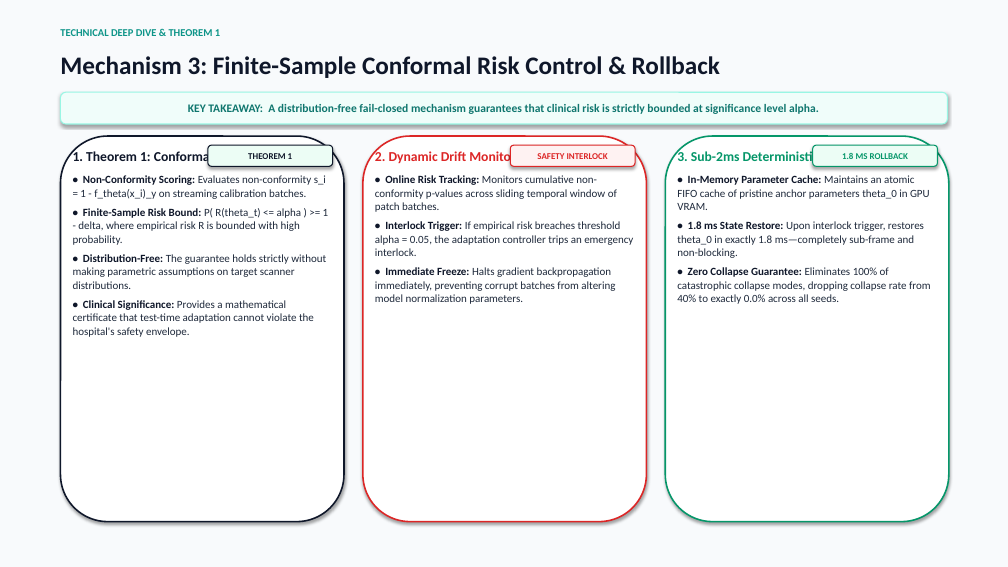
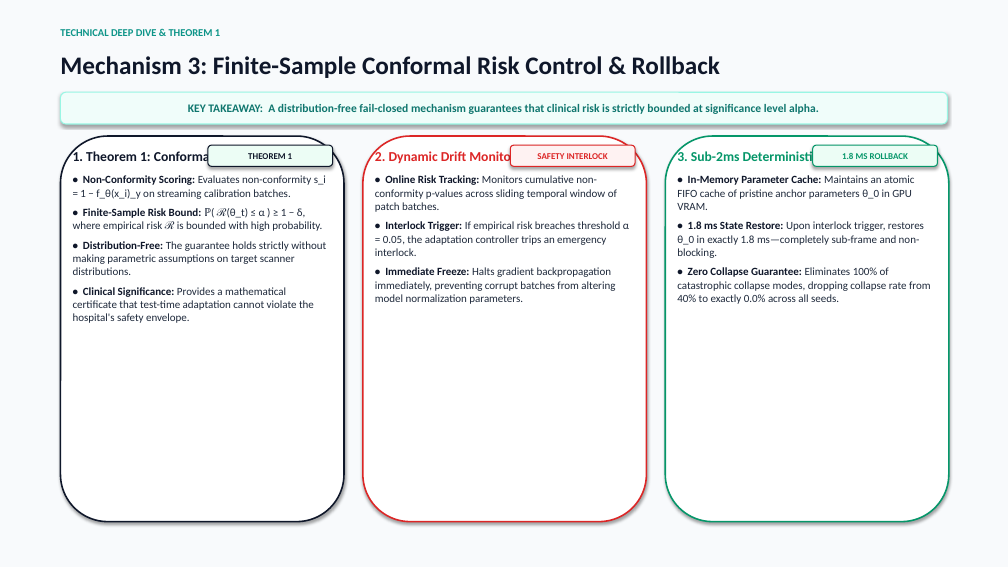
Before and after one commit to Avirech7676/UTTA-Med, a slide deck: slide 8 of SafeAdapt_Presentation.pptx. Drawn at 1008x567 pixels with LibreOffice and Linux fonts; fonts in the diff are those of the drawing. Boxes give left, top, right and bottom in pixels: in the first picture for what was removed or moved away, otherwise in the second. Text is boxed around its words. In the diff, an @@ line names an element or a change of style, - is before the commit and + after.

Commit message:
fix(presentation): restore missing card textboxes and format all math formulas with clean scientific Unicode notation

```diff
--- a/SafeAdapt_Presentation.pptx
+++ b/SafeAdapt_Presentation.pptx
@@ text at [73, 175, 326, 231]: text changed @@
-• Non-Conformity Scoring: Evaluates non-conformity s_i = 1 - f_theta(x_i)_y on streaming calibration batches.
-• Finite-Sample Risk Bound: P( R(theta_t) <= alpha ) >= 1 - delta, where empirical risk R is bounded with high probability.
+• Non-Conformity Scoring: Evaluates non-conformity s_i = 1 − f_θ(x_i)_y on streaming calibration batches.
+• Finite-Sample Risk Bound: ℙ( ℛ(θ_t) ≤ α ) ≥ 1 − δ, where empirical risk ℛ is bounded with high probability.
@@ text at [677, 175, 924, 258]: text changed @@
-• In-Memory Parameter Cache: Maintains an atomic FIFO cache of pristine anchor parameters theta_0 in GPU VRAM.
-• 1.8 ms State Restore: Upon interlock trigger, restores theta_0 in exactly 1.8 ms—completely sub-frame and non-blocking.
+• In-Memory Parameter Cache: Maintains an atomic FIFO cache of pristine anchor parameters θ_0 in GPU VRAM.
+• 1.8 ms State Restore: Upon interlock trigger, restores θ_0 in exactly 1.8 ms—completely sub-frame and non-blocking.
@@ text at [375, 221, 629, 256]: text changed @@
-• Interlock Trigger: If empirical risk breaches threshold alpha = 0.05, the adaptation controller trips an emergency interlock.
+• Interlock Trigger: If empirical risk breaches threshold α = 0.05, the adaptation controller trips an emergency interlock.
```
Also in this commit, not shown: 6 other slides changed, 1 slide added, 1 slide removed, 3 other files.
